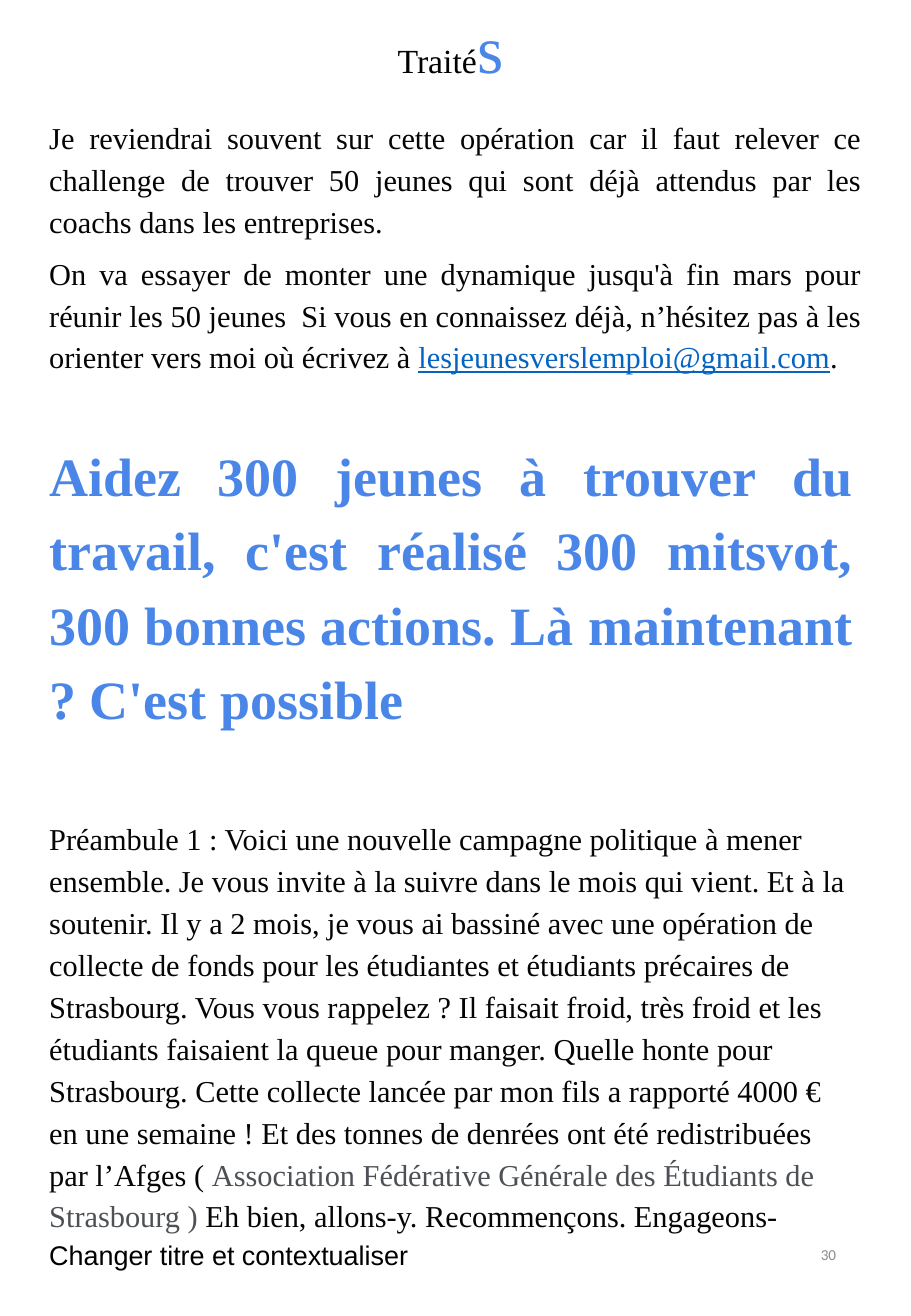
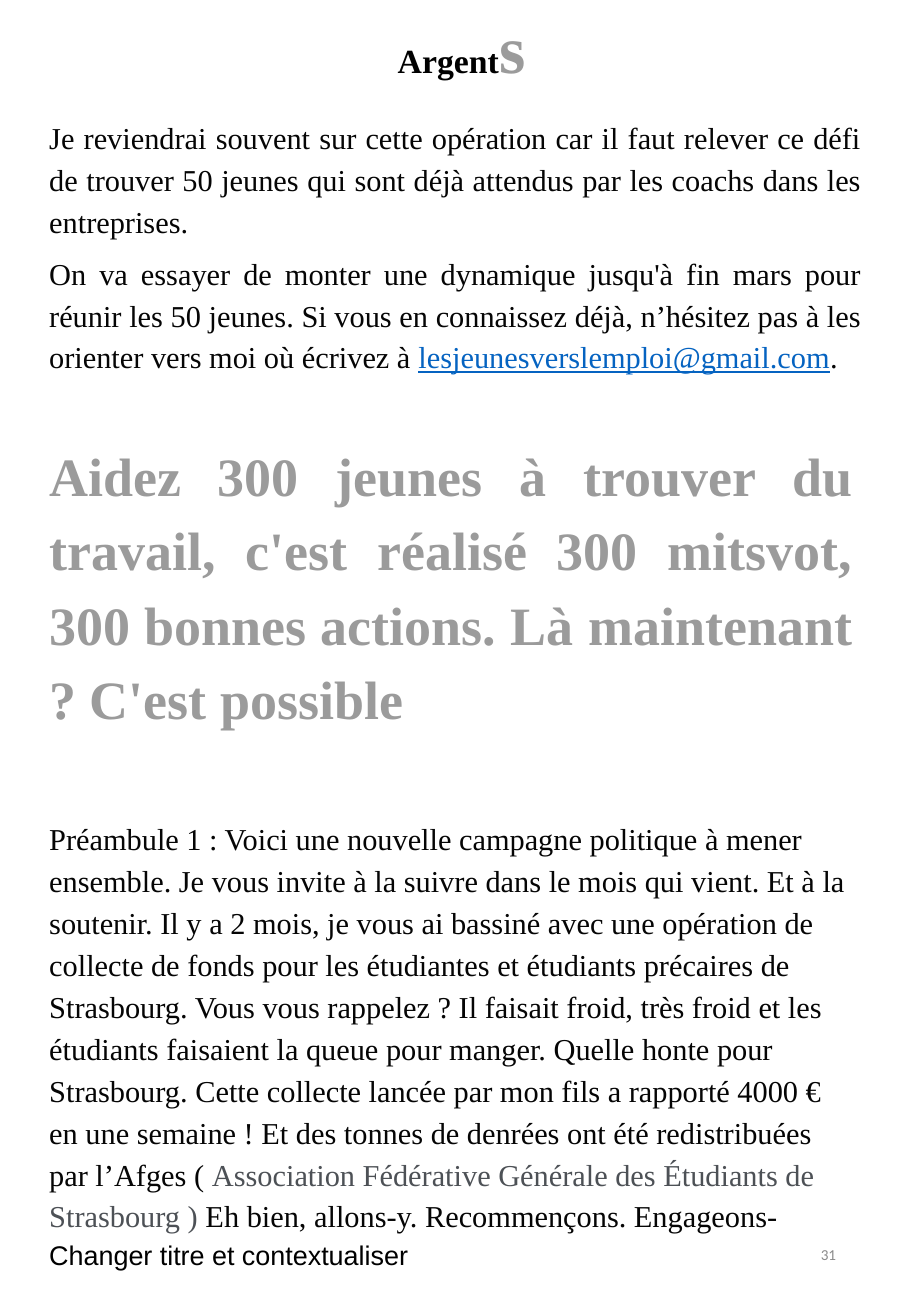
Before and after one commit to BenjaminLOUIS84/e_commerce, a slide deck: slide 31 of e_commerce/public/ppsx/tome3.ppsx (slide 30 before the commit). Drawn at 911x1316 pixels with LibreOffice and Linux fonts; fonts in the diff are those of the drawing. Boxes give left, top, right and bottom in pixels: in the first picture for what was removed or moved away, otherwise in the second. Text is boxed around its words. In the diff, an @@ line names an element or a change of style, - is before the commit and + after.

```diff
--- a/e_commerce/public/ppsx/tome3.ppsx
+++ b/e_commerce/public/ppsx/tome3.ppsx
@@ text at (x1=386, y1=0, x2=539, y2=95): text changed; bold on @@
-Traités
+Argents
@@ text at (x1=49, y1=127, x2=861, y2=375): text changed @@
-Je reviendrai souvent sur cette opération car il faut relever ce challenge de trouver 50 jeunes qui sont déjà attendus par les coachs dans les entreprises.
-On va essayer de monter une dynamique jusqu'à fin mars pour réunir les 50 jeunes Si vous en connaissez déjà, n’hésitez pas à les orienter vers moi où écrivez à lesjeunesverslemploi@gmail.com.
+Je reviendrai souvent sur cette opération car il faut relever ce défi de trouver 50 jeunes qui sont déjà attendus par les coachs dans les entreprises.
+On va essayer de monter une dynamique jusqu'à fin mars pour réunir les 50 jeunes. Si vous en connaissez déjà, n’hésitez pas à les orienter vers moi où écrivez à lesjeunesverslemploi@gmail.com.
@@ text at (x1=49, y1=458, x2=852, y2=730): text colour #4A86E8 to #9B9B9B in "Aidez 300 jeunes à trouver du travail, ..." @@
@@ page number at (x1=821, y1=1250, x2=836, y2=1260): text changed @@
-30
+31
```
Also in this commit, not shown: 56 other slides changed, 2 slides added.
